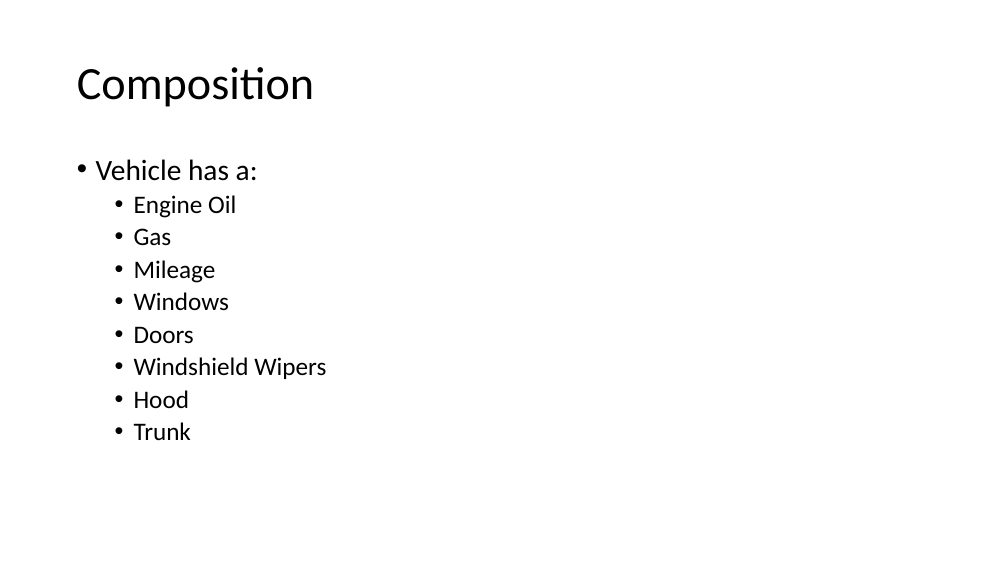
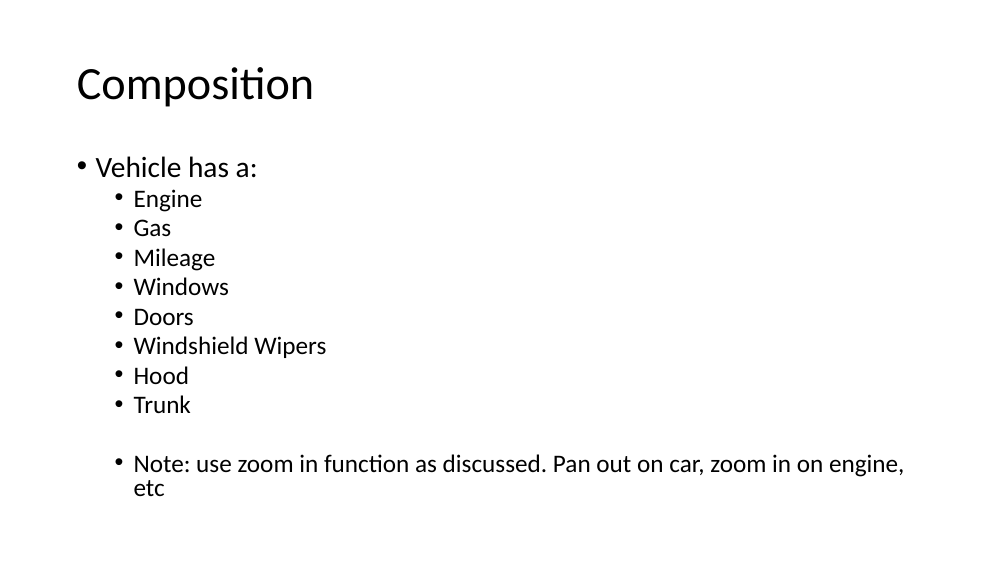
Before and after one commit to mcjavabootcamp/CourseWiki, a slide deck: slide 14 of TeachingMaterials/Object Oriented Programming.pptx (slide 11 before the commit). Drawn at 1008x567 pixels with LibreOffice and Linux fonts; fonts in the diff are those of the drawing. Boxes give left, top, right and bottom in pixels: in the first picture for what was removed or moved away, otherwise in the second. Text is boxed around its words. In the diff, an @@ line names an element or a change of style, - is before the commit and + after.

```diff
--- a/TeachingMaterials/Object Oriented Programming.pptx
+++ b/TeachingMaterials/Object Oriented Programming.pptx
@@ text at box(96, 156, 326, 414): line spacing 0.9 to 0.8 @@
@@ text at box(134, 189, 203, 212): text changed @@
-  • Engine Oil
+  • Engine
@@ text at box(134, 454, 904, 496): paragraph added @@
+  • Note: use zoom in function as discussed. Pan out on car, zoom in on engine, etc
```
Also in this commit, not shown: 2 other slides changed, 5 slides added, 8 other files.
